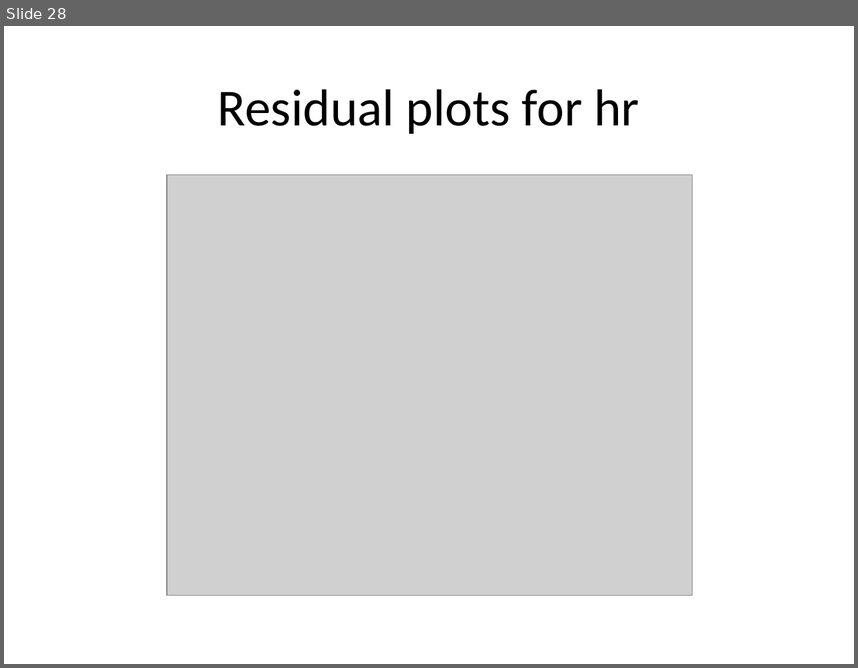
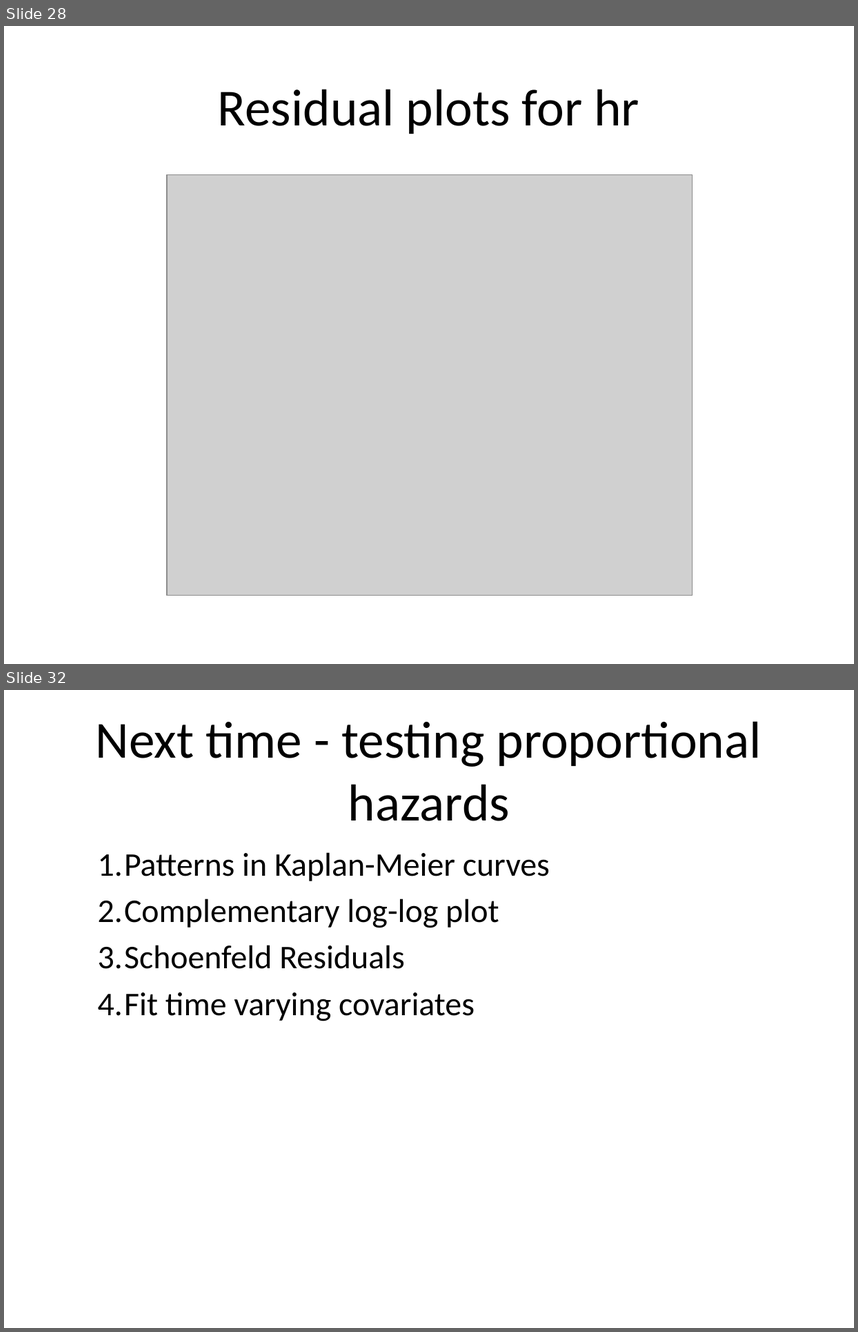
Before and after one commit to pmean/survival-lecture4, a slide deck: r/ppt4.pptx. Shown one above the other, each under a label of ours: slide 28 before the commit, slides 28 and 32 after it; the slides between them are not shown. The pictures are 858x668 and 858x1332 pixels, drawn with LibreOffice and Linux fonts; fonts in the diff are those of the drawing; grey boxes stand for pictures. Boxes give left, top, right and bottom in pixels: in the first picture for what was removed or moved away, otherwise in the second. Text is boxed around its words. In the diff, an @@ line names an element or a change of style, - is before the commit and + after.

```diff
--- a/r/ppt4.pptx
+++ b/r/ppt4.pptx
@@ slide 32 added at [4, 690, 854, 1328], background #FFFFFF @@
@@ title added at [96, 721, 762, 821], 44 pt, text #000000 @@
+Next time - testing proportional hazards
@@ text added at [98, 852, 550, 1021], 28 pt, text #000000 @@
+  1. Patterns in Kaplan-Meier curves
+  2. Complementary log-log plot
+  3. Schoenfeld Residuals
+  4. Fit time varying covariates
```
Also in this commit, not shown: 2 slides changed, 4 other slides added, 4 slides removed, 2 other files.
